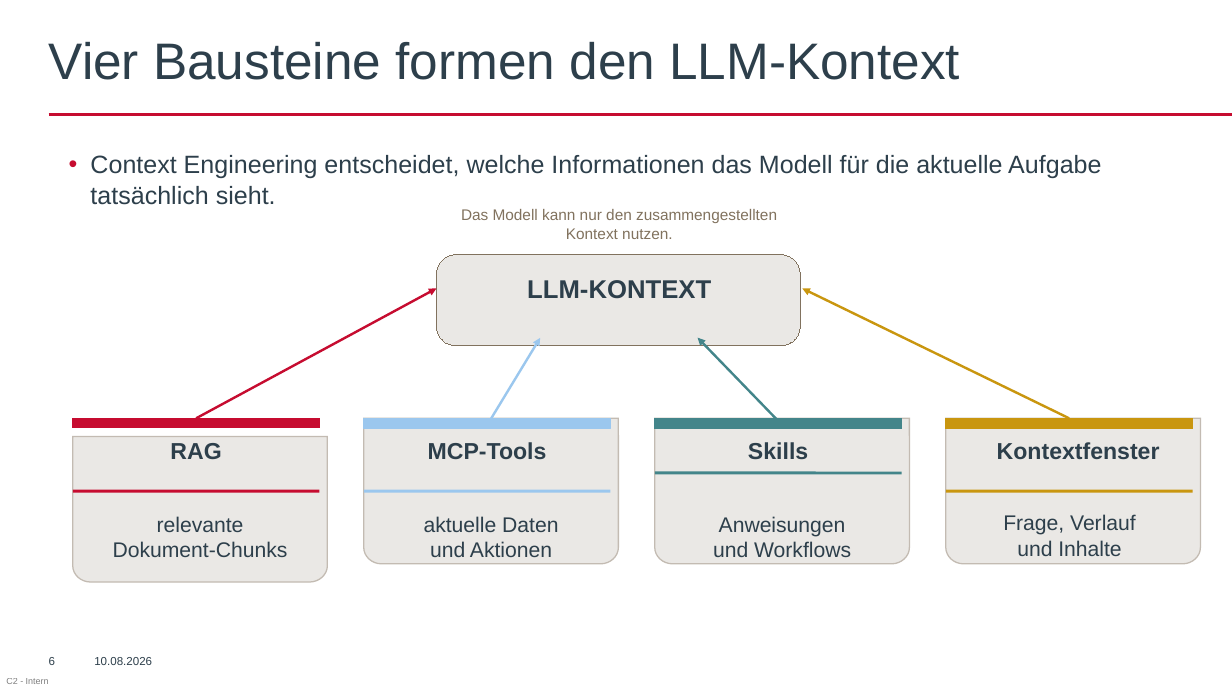
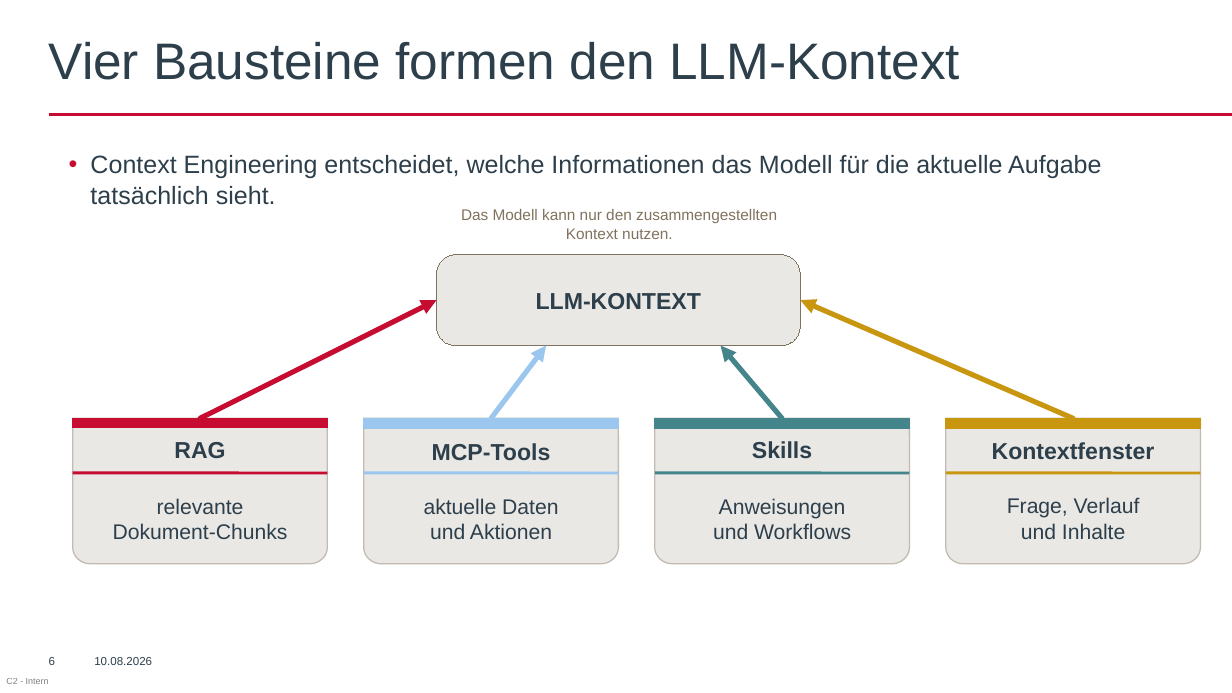
Before and after one commit to AkrosAG/RAG-Workshop, a slide deck: slide 6 of RAG_Workshop.pptx. Drawn at 1232x693 pixels with LibreOffice and Linux fonts; fonts in the diff are those of the drawing; background and template pictures are left out. Boxes give left, top, right and bottom in pixels: in the first picture for what was removed or moved away, otherwise in the second. Text is boxed around its words. In the diff, an @@ line names an element or a change of style, - is before the commit and + after.

```diff
--- a/RAG_Workshop.pptx
+++ b/RAG_Workshop.pptx
@@ text removed at [527, 280, 711, 299] @@
-LLM-KONTEXT
@@ text in rounded rectangle at [536, 293, 701, 309]: text added @@
+LLM-KONTEXT
@@ arrow moved from (196, 419) - (436, 288) to (201, 419) - (436, 300) @@
@@ arrow (201, 419) - (436, 300): stroke #C60C30 1.88 pt to #C60C30 4 pt @@
@@ arrow moved from (1069, 419) - (802, 288) to (1073, 419) - (800, 300) @@
@@ arrow (1073, 419) - (800, 300): stroke #C9960F 1.88 pt to #C9960F 4 pt @@
@@ arrow moved from (487, 426) - (541, 338) to (491, 419) - (546, 346) @@
@@ arrow (491, 419) - (546, 346): stroke #9BC7EE 1.88 pt to #9BC7EE 4 pt @@
@@ arrow moved from (783, 426) - (698, 337) to (782, 419) - (721, 346) @@
@@ arrow (782, 419) - (721, 346): stroke #43858A 1.88 pt to #43858A 4 pt @@
@@ rectangle: place and size @@
-rectangle at [73, 419, 320, 428]
+rectangle at [73, 419, 328, 428]
@@ freeform shape: place and size @@
-freeform shape at [73, 436, 328, 581]
+freeform shape at [73, 419, 328, 564]
@@ rectangle: place and size @@
-rectangle at [364, 419, 611, 429]
+rectangle at [364, 419, 619, 429]
@@ rectangle: place and size @@
-rectangle at [655, 419, 902, 429]
+rectangle at [655, 419, 910, 429]
@@ rectangle: place and size @@
-rectangle at [946, 419, 1193, 430]
+rectangle at [946, 419, 1202, 430]
@@ text "RAG": place and size @@
-text "RAG" at [170, 443, 221, 459]
+text "RAG" at [174, 442, 225, 458]
@@ text "MCP-Tools": place and size @@
-text "MCP-Tools" at [428, 442, 547, 459]
+text "MCP-Tools" at [432, 443, 551, 460]
@@ text "Skills": place and size @@
-text "Skills" at [748, 442, 808, 459]
+text "Skills" at [752, 441, 812, 458]
@@ text "Kontextfenster": place and size @@
-text "Kontextfenster" at [997, 442, 1160, 459]
+text "Kontextfenster" at [992, 442, 1155, 459]
@@ text "relevante": place and size @@
-text "relevante" at [113, 516, 288, 557]
+text "relevante" at [113, 498, 288, 539]
@@ line moved from (73, 491) - (320, 491) to (73, 473) - (327, 473) @@
@@ text "aktuelle Daten": place and size @@
-text "aktuelle Daten" at [424, 516, 558, 557]
+text "aktuelle Daten" at [424, 498, 558, 539]
@@ line moved from (364, 491) - (611, 491) to (364, 473) - (618, 473) @@
@@ text "Anweisungen": place and size @@
-text "Anweisungen" at [713, 516, 851, 557]
+text "Anweisungen" at [713, 498, 851, 539]
@@ line moved from (655, 473) - (902, 473) to (655, 473) - (909, 473) @@
@@ text "Frage, Verlauf": place and size @@
-text "Frage, Verlauf" at [1003, 514, 1136, 556]
+text "Frage, Verlauf" at [1007, 497, 1140, 539]
@@ line moved from (946, 491) - (1193, 491) to (946, 473) - (1201, 473) @@
```
Also in this commit, not shown: 9 other slides changed.
